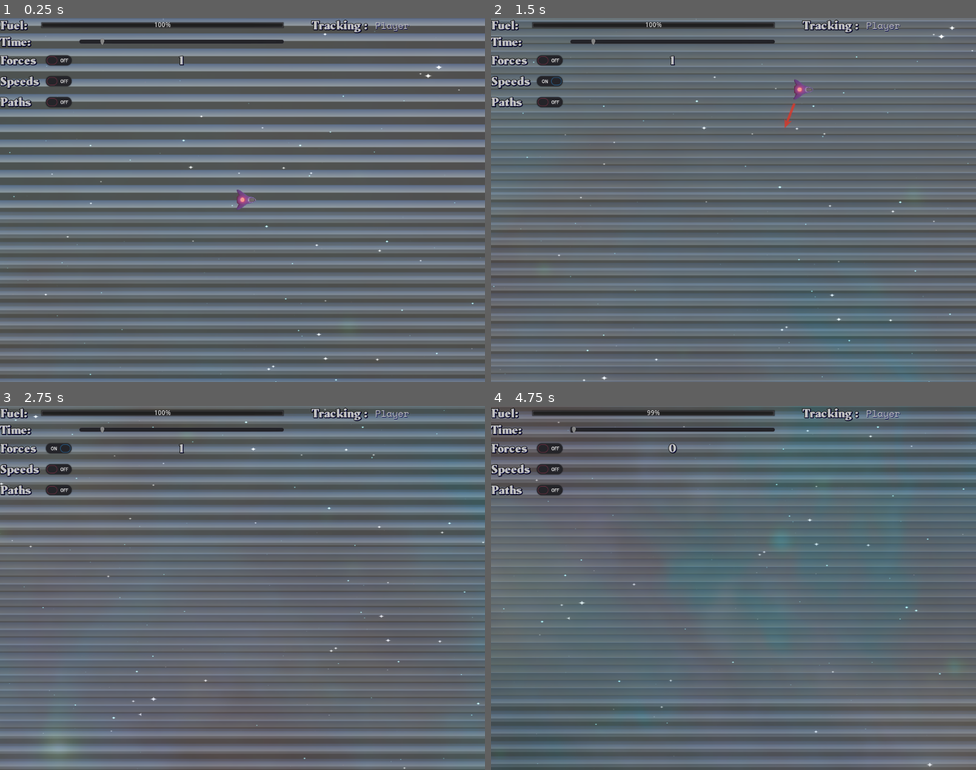
Above: before the commit, frames 1-4 (two rows, left to right).
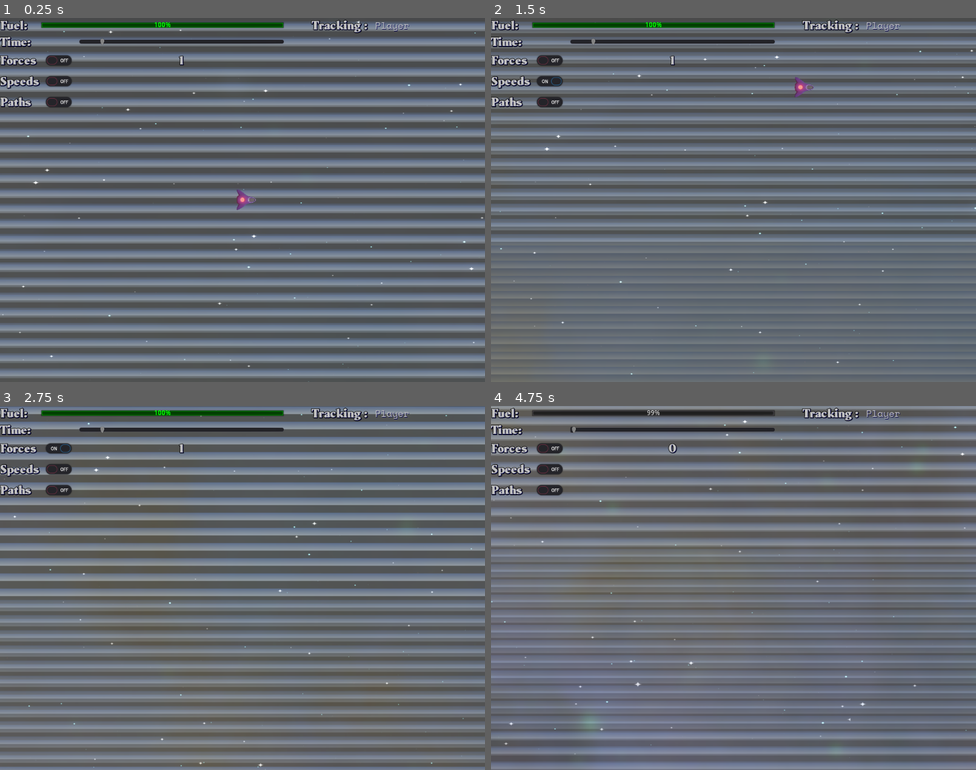
Above: after the commit, the same moments.

Repository: matheusfillipe/Space-Explorer
Game: Godot game, scene res://scenes/World.tscn
Two runs of this game, one before a commit and one after it. Both use one fixed random seed, a clock stepped at 60 frames per second and the inputs below. A sky picture missing from this copy of the repository is replaced by a grey-blue gradient.
Inputs (mouse positions are in pixels of both pictures, inside the frame that each line leads up to):
- Up to frame 1 (0.25 s): no input
- Up to frame 2 (1.5 s): click (549, 79) at 0.5 s; tap Enter at 1.25 s; drag from (733, 200) to (782, 119) at 1.27 s
- Up to frame 3 (2.75 s): click (58, 449) at 2 s
- Up to frame 4 (4.75 s): click (549, 489) at 2.75 s; tap = (cam_reset_zoom) at 3.5 s; drag from (636, 606) to (709, 660) at 3.52 s; tap Backspace (reset) at 4.25 s; move the mouse to (782, 507) at 4.27 s; hold Right (ui_right) from 4.28 s (still down); hold Keypad 2 (cam_down) from 4.28 s (still down); click (782, 507) at 4.42 s; tap Space at 4.55 s

The runs differ from the first frame. In frame 1, 83% of the frame differs, in the area x 0-100%, y 0-100%; in frame 2, 40%; in frame 3, 71%; in frame 4, 59%.

Commit message:
Refactor + gitignore + refuel nebula shader

Diff:
--- a/global/GlobalSate.gd
+++ b/global/GlobalState.gd
@@ -2,11 +2,24 @@
 
 var kbodies = [] setget set_kbodies
 var timescale: float = 0.0 setget set_timescale
+var rng = RandomNumberGenerator.new()
 
 signal kbody_added
 signal kbody_removed
 signal kbodies_changed
 signal timescale_changed
+
+func _ready():
+	rng.randomize()
+
+func randfloat(start, end):
+	return rng.randf_range(start, end)
+
+func randint(start, end):
+	return rng.randi_range(start, end)
+
+func randv2():
+	return Vector2(randfloat(0, 1), randfloat(0, 1)).normalized()
 
 func set_timescale(value):
 	timescale = max(0, value)
--- a/global/PlayerState.gd
+++ b/global/PlayerState.gd
@@ -4,12 +4,18 @@
 
 signal fuel_changed
 signal no_fuel
+signal fuel_full
+
+func _ready():
+	reset()
 
 func set_fuel(value):
 	fuel = max(0, min(100, value))
 	emit_signal("fuel_changed", fuel)
 	if fuel <= 0:
 		emit_signal("no_fuel")
+	if fuel == 100:
+		emit_signal("fuel_full")
 
 
 func consume(delta, rate):
@@ -18,3 +24,4 @@
 
 func reset():
 	fuel = 100
+	emit_signal("fuel_full")
--- a/objects/Camera.gd
+++ b/objects/Camera.gd
@@ -62,7 +62,7 @@
 		update_paralax()
 
 	if Input.is_action_just_pressed("mouse_left_click"):
-		for body in GlobalSate.kbodies:
+		for body in GlobalState.kbodies:
 			if body.has_mouse:
 				track_object = body
 				attached = true
@@ -75,7 +75,7 @@
 		attached = true
 
 	# Scale click areas
-	for body in GlobalSate.kbodies:
+	for body in GlobalState.kbodies:
 		body.scale_click_area(zoom)
 
 
--- a/objects/HUD.gd
+++ b/objects/HUD.gd
@@ -31,13 +31,20 @@
 # warning-ignore:return_value_discarded
 	PlayerState.connect("no_fuel", self, "no_fuel")
 # warning-ignore:return_value_discarded
-	GlobalSate.connect("timescale_changed", self, "set_timescale")
+	GlobalState.connect("timescale_changed", self, "set_timescale")
+# warning-ignore:return_value_discarded
+	PlayerState.connect("fuel_full", self, "fuel_full")
+	fuel_full()
 
 func set_timescale(value):
 	time_slider.value = value
 
 func fuel_changed(value):
 	progress_bar.value = value
+	progress_bar.modulate = Color(1, 1, 1, 1)
+
+func fuel_full():
+	progress_bar.modulate = Color(0, 2, 0, 1)
 
 func no_fuel():
 	progress_bar.modulate = Color(1, 0, 0, 1)
--- a/objects/Player.tscn
+++ b/objects/Player.tscn
@@ -276,7 +276,6 @@
 scale = Vector2( 0.25, 0.2 )
 frames = SubResource( 3 )
 animation = "flame"
-frame = 16
 playing = true
 
 [node name="flame_right" type="AnimatedSprite" parent="." index="1"]
@@ -288,7 +287,7 @@
 scale = Vector2( 0.105713, 0.0488803 )
 frames = SubResource( 3 )
 animation = "flame"
-frame = 22
+frame = 6
 playing = true
 
 [node name="flame_left" type="AnimatedSprite" parent="." index="2"]
@@ -300,7 +299,7 @@
 scale = Vector2( 0.105713, 0.0488803 )
 frames = SubResource( 3 )
 animation = "flame"
-frame = 15
+frame = 29
 playing = true
 
 [node name="arrow" parent="Vector/center" index="0"]
--- a/objects/Refuel.gd
+++ b/objects/Refuel.gd
@@ -1,10 +1,17 @@
 extends Area2D
-export var capacity = 20
+
+export var capacity = 20.0
+export var consume_color_highlight = Color(3, 4, 6)
 
 var refueling_bodies = []
-var consumed = 0
+var consumed = 0.0
 
-onready var orig_modulate = modulate
+onready var sprite = $Sprite
+onready var orig_modulate = sprite.modulate
+
+func _ready():
+	var random_velocity = GlobalState.randv2() * 0.1
+	sprite.material.set_shader_param("velocity", random_velocity)
 
 func _process(delta):
 	if consumed > capacity:
@@ -19,12 +26,10 @@
 		consumed += body.refuel_rate * delta
 		fueling = true
 	if fueling:
-		modulate.b = max(max(orig_modulate.r, orig_modulate.g), orig_modulate.b)
-		modulate.r = 1
-		modulate.g = 1
+		sprite.modulate = consume_color_highlight
 	else:
-		modulate = orig_modulate
-	modulate.a = clamp((capacity - consumed) / capacity, 0, 1)
+		sprite.modulate = orig_modulate
+	sprite.modulate.a = clamp((capacity - consumed) / capacity, 0, 1)
 
 func _on_Refuel_body_entered(body):
 	refueling_bodies.append(body)
--- a/objects/Refuel.tscn
+++ b/objects/Refuel.tscn
@@ -1,11 +1,11 @@
-[gd_scene load_steps=10 format=2]
+[gd_scene load_steps=12 format=2]
 
 [ext_resource path="res://objects/Refuel.gd" type="Script" id=1]
 [ext_resource path="res://assets/White.png" type="Texture" id=2]
 [ext_resource path="res://shaders/fog.shader" type="Shader" id=3]
 
 [sub_resource type="Gradient" id=5]
-offsets = PoolRealArray( 0, 0, 0.0818584, 0.424779, 0.50885, 0.891593, 1 )
+offsets = PoolRealArray( 0, 0, 0.0420354, 0.424779, 0.50885, 0.957965, 1 )
 colors = PoolColorArray( 0, 0, 0, 1, 0, 0, 0, 1, 0.210156, 0.210156, 0.210156, 1, 1, 1, 1, 1, 1, 1, 1, 1, 0.171875, 0.14452, 0.14452, 1, 0, 0, 0, 1 )
 
 [sub_resource type="GradientTexture" id=6]
@@ -17,6 +17,12 @@
 seamless = true
 noise = SubResource( 3 )
 
+[sub_resource type="Curve" id=8]
+_data = [ Vector2( 0, 1 ), 0.0, 0.0, 0, 0, Vector2( 0.1306, 1 ), 0.0, 0.985387, 0, 0, Vector2( 0.303888, 0.474441 ), 0.0, -3.45559, 0, 0, Vector2( 0.415892, 0.282748 ), -0.566933, 1.43983, 0, 0, Vector2( 0.494083, 0 ), -8.18904, 0.0, 0, 0, Vector2( 1, 0 ), 0.0, 0.0, 0, 0 ]
+
+[sub_resource type="CurveTexture" id=9]
+curve = SubResource( 8 )
+
 [sub_resource type="ShaderMaterial" id=2]
 shader = ExtResource( 3 )
 shader_param/hdr_threshold = 0.0
@@ -24,24 +30,25 @@
 shader_param/starting_amplitude = 0.387
 shader_param/starting_frequency = 0.8
 shader_param/shift = 0.0
-shader_param/velocity = Vector2( 0.08, 0.01 )
-shader_param/fog_color = Color( 3, 2, 2, 1 )
+shader_param/velocity = Vector2( 0.08, 0.08 )
+shader_param/fog_color = Color( 2, 2, 2, 1 )
 shader_param/dissolve_value = 0.76
 shader_param/dissolve_cut = false
 shader_param/dissolve_rotate = true
 shader_param/noise = SubResource( 4 )
 shader_param/dissolve_noise_img = SubResource( 6 )
+shader_param/radial_dissolve_curve = SubResource( 9 )
 
 [sub_resource type="CircleShape2D" id=7]
-radius = 74.0
+radius = 70.0
 
 [node name="Refuel" type="Area2D"]
 collision_layer = 0
 collision_mask = 4
 script = ExtResource( 1 )
 
-[node name="Black" type="Sprite" parent="."]
-modulate = Color( 3, 3, 2, 1 )
+[node name="Sprite" type="Sprite" parent="."]
+modulate = Color( 3, 3, 1.8, 1 )
 material = SubResource( 2 )
 scale = Vector2( 0.3, 0.3 )
 texture = ExtResource( 2 )
--- a/project.godot
+++ b/project.godot
@@ -19,7 +19,7 @@
 
 Utils="*res://global/Utils.gd"
 PlayerState="*res://global/PlayerState.gd"
-GlobalSate="*res://global/GlobalSate.gd"
+GlobalState="*res://global/GlobalState.gd"
 
 [display]
 
@@ -83,6 +83,22 @@
 "events": [ Object(InputEventMouseButton,"resource_local_to_scene":false,"resource_name":"","device":0,"alt":false,"shi …(212 unchanged characters)…
  ]
 }
+toggle_force={
+"deadzone": 0.5,
+"events": [ Object(InputEventKey,"resource_local_to_scene":false,"resource_name":"","device":0,"alt":false,"shift":false,"control":false,"meta":false,"command":false,"pressed":false,"scancode":70,"physical_scancode":0,"unicode":0,"echo":false,"script":null)
+ ]
+}
+toggle_velocity={
+"deadzone": 0.5,
+"events": [ Object(InputEventKey,"resource_local_to_scene":false,"resource_name":"","device":0,"alt":false,"shift":false,"control":false,"meta":false,"command":false,"pressed":false,"scancode":83,"physical_scancode":0,"unicode":0,"echo":false,"script":null)
+, Object(InputEventKey,"resource_local_to_scene":false,"resource_name":"","device":0,"alt":false,"shift":false,"control":false,"meta":false,"command":false,"pressed":false,"scancode":86,"physical_scancode":0,"unicode":0,"echo":false,"script":null)
+ ]
+}
+toggle_path={
+"deadzone": 0.5,
+"events": [ Object(InputEventKey,"resource_local_to_scene":false,"resource_name":"","device":0,"alt":false,"shift":false,"control":false,"meta":false,"command":false,"pressed":false,"scancode":80,"physical_scancode":0,"unicode":0,"echo":false,"script":null)
+ ]
+}
 
 [input_devices]
 
--- a/scenes/DrawingCanvas.gd
+++ b/scenes/DrawingCanvas.gd
@@ -4,7 +4,7 @@
 	set_process(true)
 
 func _draw():
-	for body in GlobalSate.kbodies:
+	for body in GlobalState.kbodies:
 		if body.display_path:
 			if body.mark_path():
 				draw_polyline(body.tracked_path, body.color, 1)
--- a/scenes/HUD.tscn
+++ b/scenes/HUD.tscn
@@ -1,8 +1,26 @@
-[gd_scene load_steps=5 format=2]
+[gd_scene load_steps=11 format=2]
 
 [ext_resource path="res://objects/HUD.gd" type="Script" id=1]
 [ext_resource path="res://scenes/HUD.tres" type="Theme" id=2]
 [ext_resource path="res://assets/SpaceMono-Regular.ttf" type="DynamicFontData" id=3]
+
+[sub_resource type="InputEventAction" id=4]
+action = "toggle_force"
+
+[sub_resource type="ShortCut" id=3]
+shortcut = SubResource( 4 )
+
+[sub_resource type="InputEventAction" id=5]
+action = "toggle_velocity"
+
+[sub_resource type="ShortCut" id=6]
+shortcut = SubResource( 5 )
+
+[sub_resource type="InputEventAction" id=7]
+action = "toggle_path"
+
+[sub_resource type="ShortCut" id=8]
+shortcut = SubResource( 7 )
 
 [sub_resource type="DynamicFont" id=1]
 size = 20
@@ -104,6 +122,7 @@
 focus_mode = 0
 size_flags_horizontal = 0
 enabled_focus_mode = 0
+shortcut = SubResource( 3 )
 __meta__ = {
 "_edit_use_anchors_": false
 }
@@ -134,6 +153,7 @@
 focus_mode = 0
 size_flags_horizontal = 0
 enabled_focus_mode = 0
+shortcut = SubResource( 6 )
 __meta__ = {
 "_edit_use_anchors_": false
 }
@@ -161,6 +181,7 @@
 focus_mode = 0
 size_flags_horizontal = 0
 enabled_focus_mode = 0
+shortcut = SubResource( 8 )
 __meta__ = {
 "_edit_use_anchors_": false
 }
--- a/scenes/World.gd
+++ b/scenes/World.gd
@@ -37,8 +37,8 @@
 		kbodies.append(body)
 
 	print(kbodies)
-	GlobalSate.kbodies = kbodies
-	GlobalSate.timescale = simulation_speed
+	GlobalState.kbodies = kbodies
+	GlobalState.timescale = simulation_speed
 
 
 func _physics_process(_delta):
@@ -47,9 +47,9 @@
 # warning-ignore:return_value_discarded
 		get_tree().reload_current_scene()
 
-	for body1 in GlobalSate.kbodies:
+	for body1 in GlobalState.kbodies:
 		body1.applied_force = Vector2.ZERO
-		for body2 in GlobalSate.kbodies:
+		for body2 in GlobalState.kbodies:
 			if body1 != body2:
 				body1.applied_force += Utils.get_force(body1, body2)
 
@@ -60,10 +60,10 @@
 		return
 	if event.scancode == KEY_SPACE and simulation_speed == 0:
 		simulation_speed = 1
-		GlobalSate.timescale = simulation_speed
+		GlobalState.timescale = simulation_speed
 	elif event.scancode in timescale_keymap:
 		simulation_speed = timescale_keymap[event.scancode]
-		GlobalSate.timescale = simulation_speed
+		GlobalState.timescale = simulation_speed
 
 func _on_HUD_time_scale_changed(value):
 	simulation_speed = value
@@ -71,15 +71,15 @@
 
 
 func _on_HUD_toggle_forces(active):
-	for body in GlobalSate.kbodies:
+	for body in GlobalState.kbodies:
 		body.display_force = active
 
 
 func _on_HUD_toggle_speeds(active):
-	for body in GlobalSate.kbodies:
+	for body in GlobalState.kbodies:
 		body.display_velocity = active
 
 
 func _on_HUD_toggle_paths(active):
-	for body in GlobalSate.kbodies:
+	for body in GlobalState.kbodies:
 		body.display_path = active
--- a/scenes/World.tscn
+++ b/scenes/World.tscn
@@ -42,6 +42,7 @@
 [node name="World" type="Node2D"]
 show_behind_parent = true
 script = ExtResource( 1 )
+G = 30000
 max_arrow_scale = 200
 simulation_speed = 1.0
 
@@ -60,7 +61,7 @@
 [node name="HUD" parent="." instance=ExtResource( 8 )]
 
 [node name="Player" parent="." instance=ExtResource( 7 )]
-position = Vector2( 1138, 7035 )
+position = Vector2( -838, 6323 )
 color = Color( 0.905882, 0.141176, 0.0823529, 1 )
 
 [node name="Places" type="Node2D" parent="."]
@@ -209,19 +210,19 @@
 [node name="Refuels" type="Node2D" parent="."]
 
 [node name="Refuel" parent="Refuels" instance=ExtResource( 13 )]
-position = Vector2( 3133, 3391 )
+position = Vector2( 5862, 4127 )
 scale = Vector2( 5, 5 )
 
 [node name="Refuel2" parent="Refuels" instance=ExtResource( 13 )]
-position = Vector2( 1054, 4638 )
+position = Vector2( 2136, 6121 )
 scale = Vector2( 5, 5 )
 
 [node name="Refuel3" parent="Refuels" instance=ExtResource( 13 )]
-position = Vector2( 2634, 5042 )
+position = Vector2( 3757, 5132 )
 scale = Vector2( 5, 5 )
 
 [node name="Refuel10" parent="Refuels" instance=ExtResource( 13 )]
-position = Vector2( 6926, 17942 )
+position = Vector2( -6377, 4619 )
 scale = Vector2( 5, 5 )
 
 [node name="Refuel8" parent="Refuels" instance=ExtResource( 13 )]
@@ -229,29 +230,43 @@
 scale = Vector2( 5, 5 )
 
 [node name="Refuel4" parent="Refuels" instance=ExtResource( 13 )]
-position = Vector2( 1802, -624 )
+position = Vector2( 9817, 7043 )
+scale = Vector2( 5, 5 )
+
+[node name="Refuel11" parent="Refuels" instance=ExtResource( 13 )]
+position = Vector2( 8961, 9192 )
+scale = Vector2( 5, 5 )
+
+[node name="Refuel12" parent="Refuels" instance=ExtResource( 13 )]
+position = Vector2( 8037, 11090 )
+scale = Vector2( 5, 5 )
+
+[node name="Refuel13" parent="Refuels" instance=ExtResource( 13 )]
+position = Vector2( 6424, 11846 )
 scale = Vector2( 5, 5 )
 
 [node name="Refuel5" parent="Refuels" instance=ExtResource( 13 )]
-position = Vector2( 780, -517 )
+position = Vector2( 9800, 4870 )
 scale = Vector2( 5, 5 )
 
 [node name="Refuel6" parent="Refuels" instance=ExtResource( 13 )]
-position = Vector2( -3620, 5376 )
+position = Vector2( 8372, 3845 )
 scale = Vector2( 5, 5 )
 
 [node name="Refuel7" parent="Refuels" instance=ExtResource( 13 )]
 position = Vector2( 768, 10537 )
 scale = Vector2( 20, 20 )
+capacity = 50.0
 
 [node name="Refuel9" parent="Refuels" instance=ExtResource( 13 )]
 position = Vector2( 1123, 12836 )
 scale = Vector2( 20, 20 )
+capacity = 50.0
 
 [node name="BlackHoles" type="Node2D" parent="."]
 
 [node name="BlackHole" parent="BlackHoles" instance=ExtResource( 9 )]
-position = Vector2( 408, 10208 )
+position = Vector2( -6189, 15870 )
 
 [connection signal="time_scale_changed" from="HUD" to="." method="_on_HUD_time_scale_changed"]
 [connection signal="toggle_forces" from="HUD" to="." method="_on_HUD_toggle_forces"]
--- a/shaders/fog.shader
+++ b/shaders/fog.shader
@@ -29,6 +29,10 @@
 uniform float dissolve_value : hint_range(0,1);
 uniform bool dissolve_cut = true;
 uniform bool dissolve_rotate = false;
+
+
+
+uniform sampler2D radial_dissolve_curve;
 
 float rand(vec2 uv) {
 	float amplitude = starting_amplitude;
@@ -75,7 +79,6 @@
 
 
 void fragment() {
-
     // fog
 	vec2 motion = vec2(rand(UV + TIME * starting_frequency * velocity));
 	vec4 fog = mix(vec4(0.0), fog_color, rand(UV + motion));
@@ -90,5 +93,9 @@
 
     vec4 glowing_col = 0.25 * (col0 + col1 + col2 + col3);
     vec4 col = fog;
-    COLOR = dissolve(vec4(col.rgb + glowing_col.rgb, col.a), UV);
+
+	vec2 vecToCenter = vec2(0.5, 0.5) - UV;
+	float distToCenter = length(vecToCenter);
+	float curveVal = texture(radial_dissolve_curve, vec2(distToCenter)).r;
+    COLOR = dissolve(vec4(col.rgb + glowing_col.rgb, fog.a * curveVal), UV);
 }
